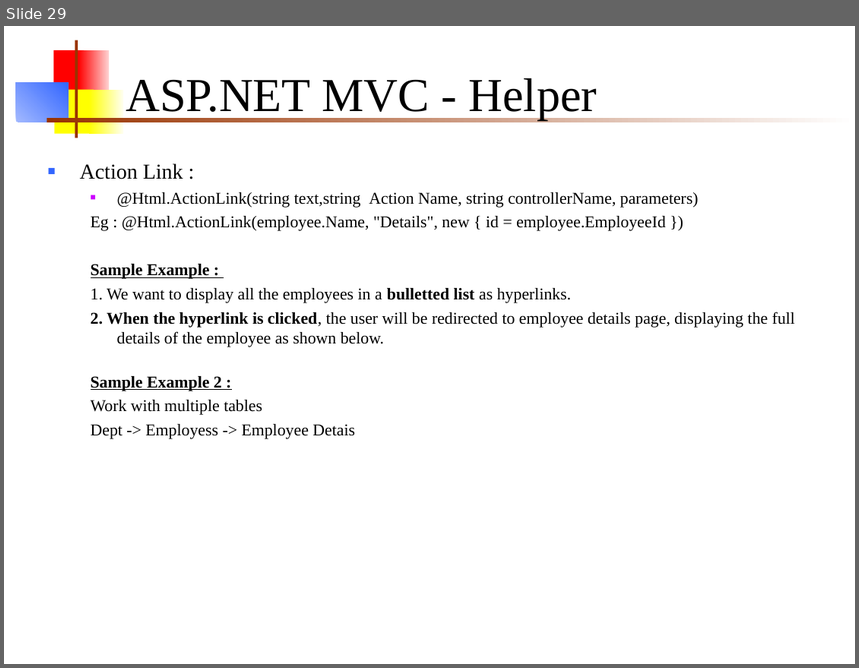
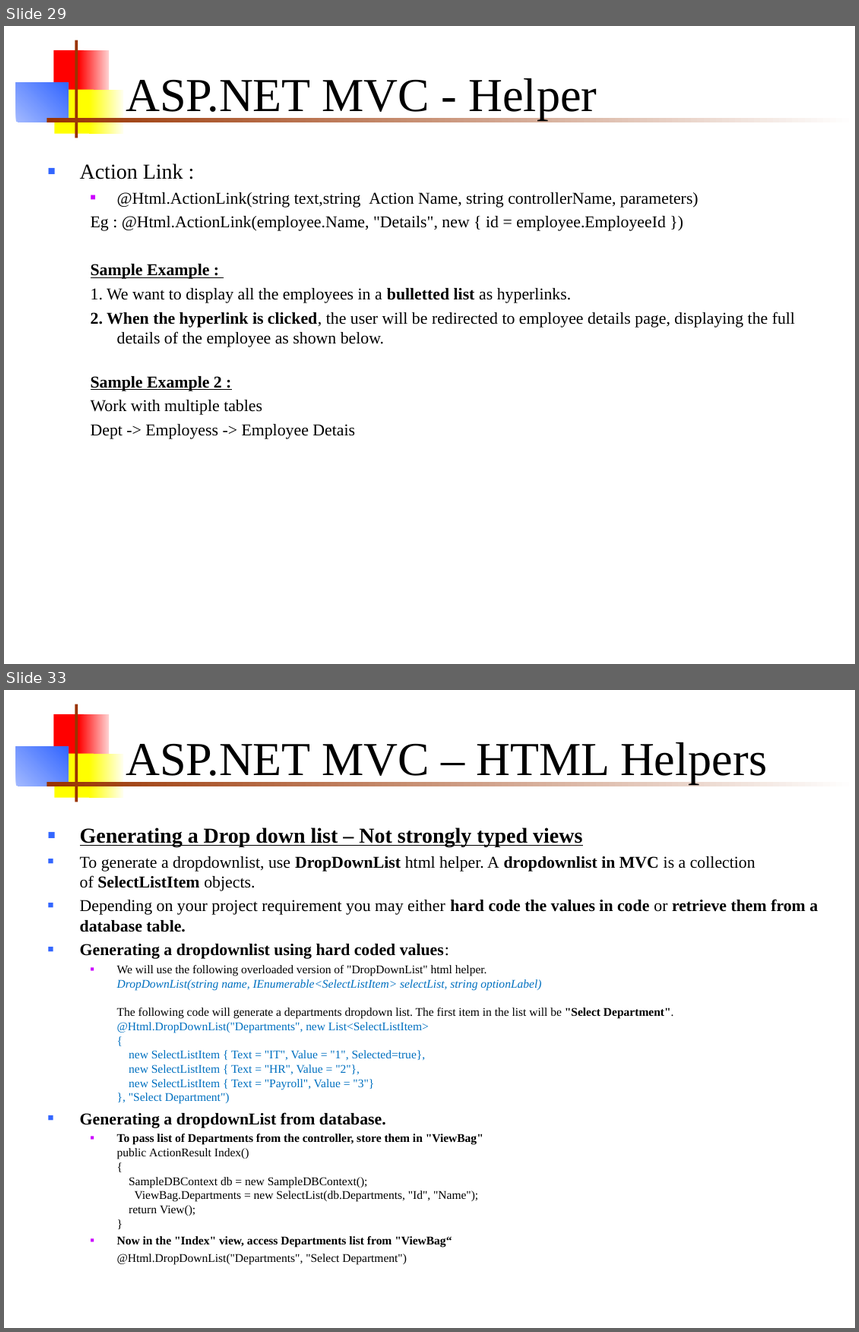
Before and after one commit to chsuresh3112/MVCSample, a slide deck: MVC_training.ppt. Shown one above the other, each under a label of ours: slide 29 before the commit, slides 29 and 33 after it; the slides between them are not shown. The pictures are 859x668 and 859x1332 pixels, drawn with LibreOffice and Linux fonts; fonts in the diff are those of the drawing. Boxes give left, top, right and bottom in pixels: in the first picture for what was removed or moved away, otherwise in the second. Text is boxed around its words. In the diff, an @@ line names an element or a change of style, - is before the commit and + after.

```diff
--- a/MVC_training.ppt
+++ b/MVC_training.ppt
@@ slide 33 added at box(4, 690, 855, 1328), background #FFFFFF; not listed: 7 template elements that a slide beside it also shows @@
@@ title added at box(126, 742, 767, 784), 40 pt, text #000000 @@
+ASP.NET MVC – HTML Helpers
@@ text added at box(80, 828, 818, 1265), 10 pt, text #000000 @@
+■ Generating a Drop down list – Not strongly typed views
+■ To generate a dropdownlist, use DropDownList html helper. A dropdownlist in MVC is a collection of SelectListItem objects.
+■ Depending on your project requirement you may either hard code the values in code or retrieve them from a database table.
+■ Generating a dropdownlist using hard coded values:
+  ■ We will use the following overloaded version of "DropDownList" html helper.
+    DropDownList(string name, IEnumerable<SelectListItem> selectList, string optionLabel)
+    The following code will generate a departments dropdown list. The first item in the list will be "Select Department".
+    @Html.DropDownList("Departments", new List<SelectListItem>
+    {
+    new SelectListItem { Text = "IT", Value = "1", Selected=true},
+    new SelectListItem { Text = "HR", Value = "2"},
+    new SelectListItem { Text = "Payroll", Value = "3"}
+    }, "Select Department")
+■ Generating a dropdownList from database.
+  ■ To pass list of Departments from the controller, store them in "ViewBag"
+    public ActionResult Index()
+    {
+    SampleDBContext db = new SampleDBContext();
+    ViewBag.Departments = new SelectList(db.Departments, "Id", "Name");
+    return View();
+    }
+  ■ Now in the "Index" view, access Departments list from "ViewBag“
+  @Html.DropDownList("Departments", "Select Department")
```
Also in this commit, not shown: 2 slides changed, 3 other slides added.
